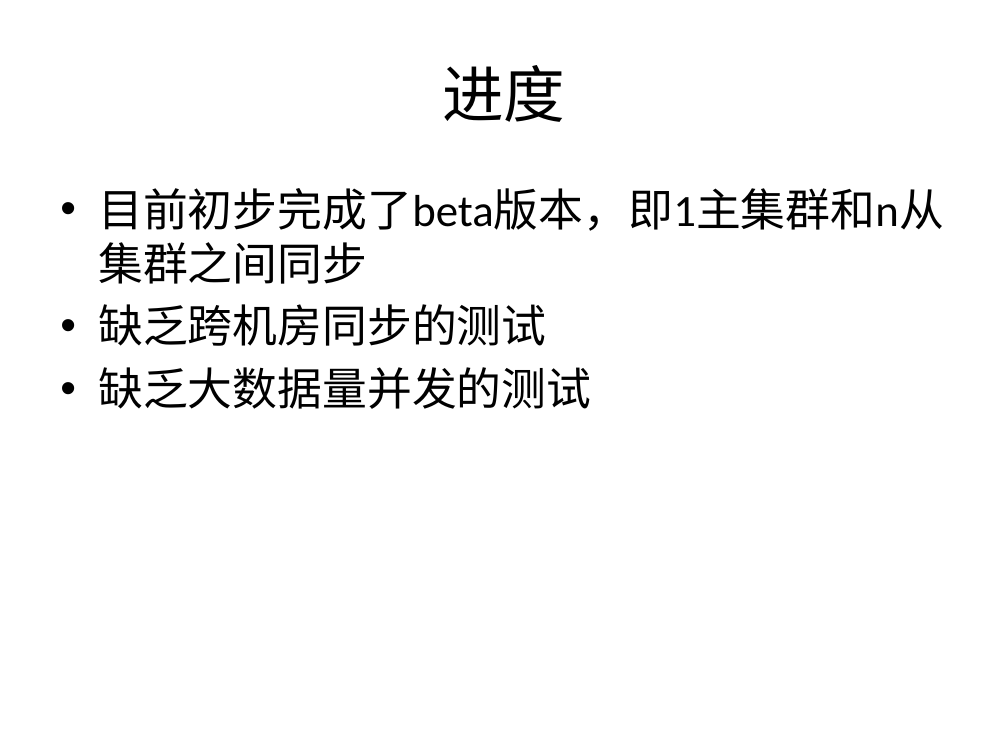
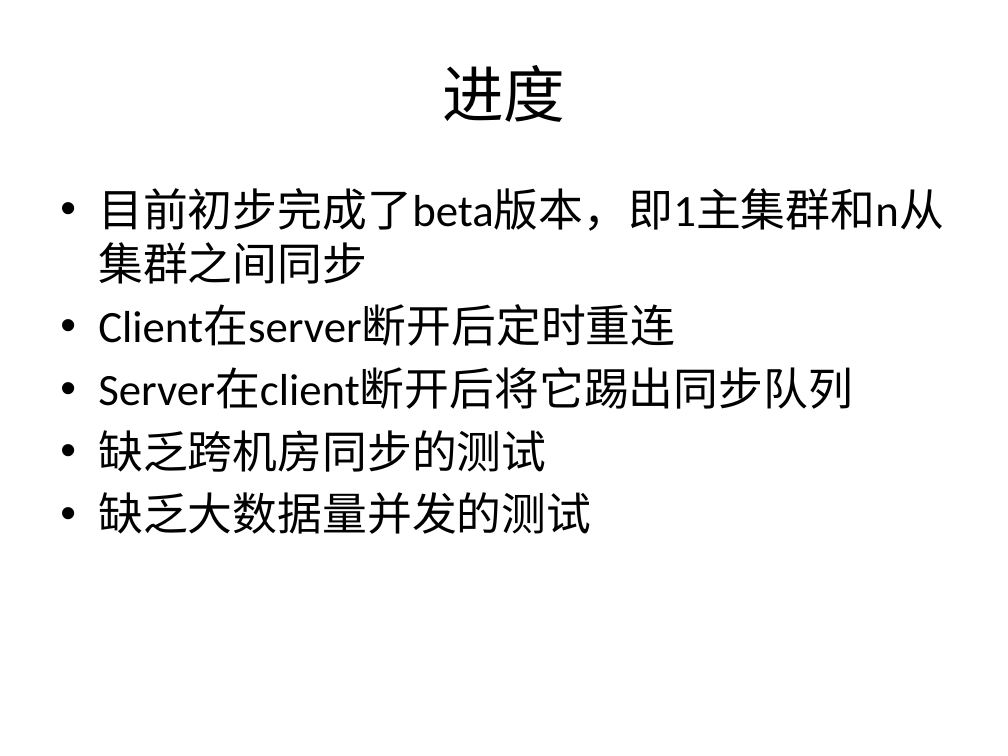
Before and after one commit to samoin/sync-mongodb-clusters, a slide deck: slide 11 of nodejs sync mongodb-cluster.pptx. Drawn at 1008x756 pixels with LibreOffice and Linux fonts; fonts in the diff are those of the drawing; background and template pictures are left out. Boxes give left, top, right and bottom in pixels: in the first picture for what was removed or moved away, otherwise in the second. Text is boxed around its words. In the diff, an @@ line names an element or a change of style, - is before the commit and + after.

Commit message:
修改了锁同步的一个bug，增加了cluster的启动方式

```diff
--- a/nodejs sync mongodb-cluster.pptx
+++ b/nodejs sync mongodb-cluster.pptx
@@ text at (98, 305, 853, 409): paragraphs added @@
+• Client在server断开后定时重连
+• Server在client断开后将它踢出同步队列
```
Also in this commit, not shown: 3 other slides changed, 2 slides added, 5 other files.
